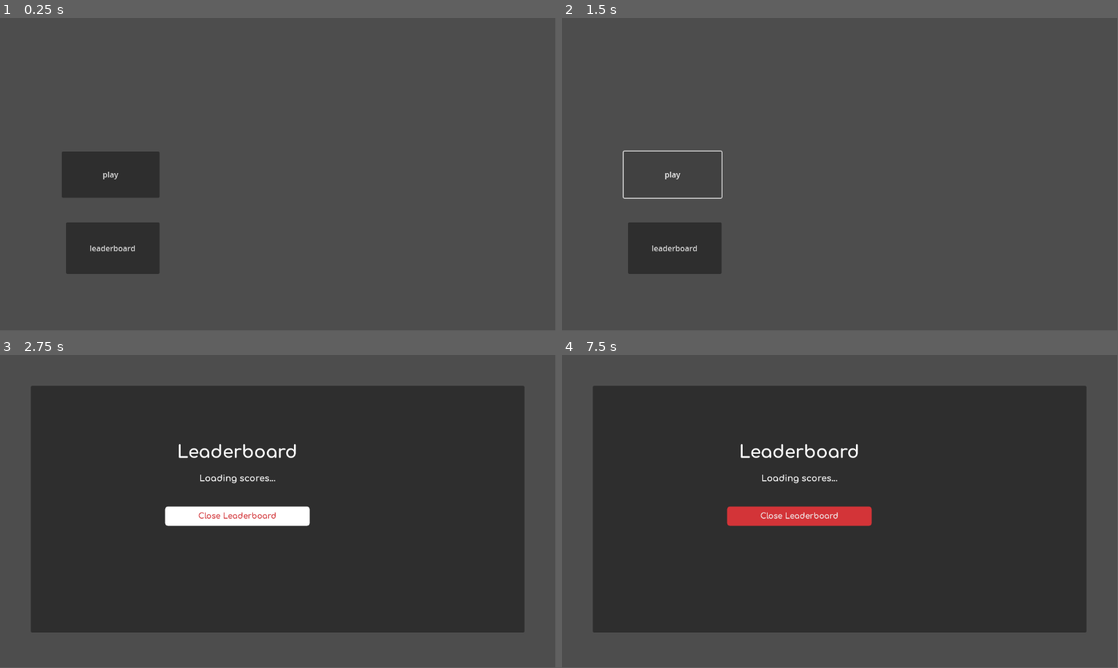
Above: before the commit, frames 1-4 (two rows, left to right).
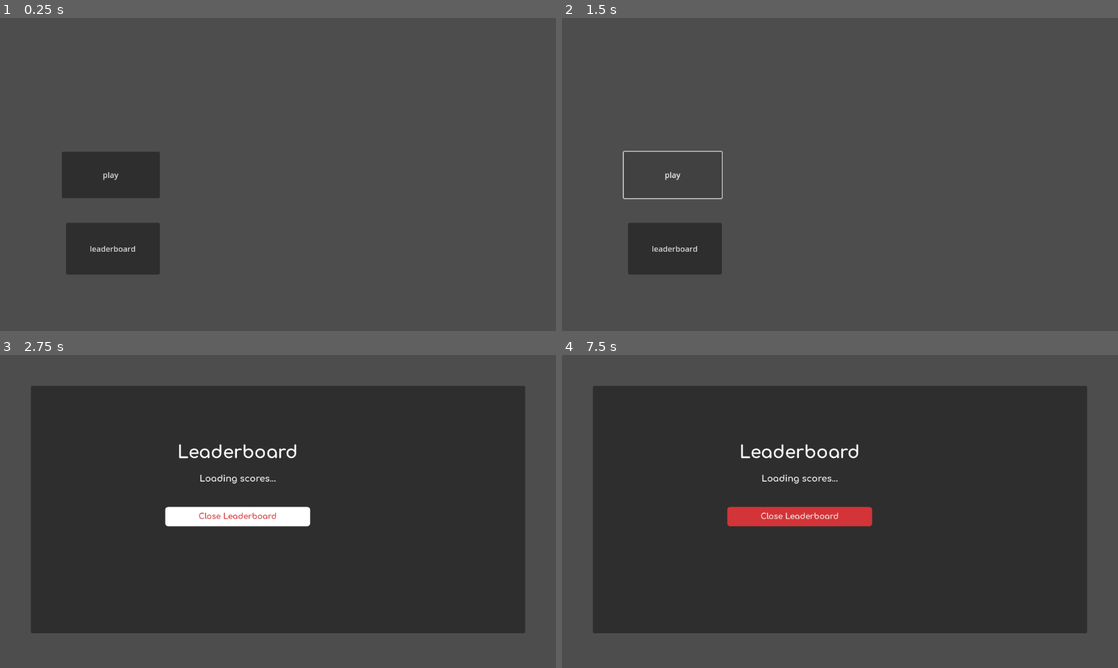
Above: after the commit, the same moments.

Repository: Andy-J-B/FallHacks2024
Game: Godot game, scene res://Scenes/main_menu.tscn
Same seed, same stepped clock (60 frames per second), same inputs: the game is played once before the commit and once after it.
Inputs (mouse positions are in pixels of both pictures, inside the frame that each line leads up to):
- Up to frame 1 (0.25 s): no input
- Up to frame 2 (1.5 s): click "play" at 0.5 s; click "play" at 1.25 s
- Up to frame 3 (2.75 s): click "leaderboard" at 2 s
- Up to frame 4 (7.5 s): tap Enter at 2.75, 4.25, 5.75 s; move the mouse to (962, 495) at 2.77 s; tap Space at 3.5, 5, 6.5 s; move the mouse to (728, 527) at 3.52 s; move the mouse to (895, 442) at 4.27 s; move the mouse to (812, 574) at 5.02 s; move the mouse to (1006, 558) at 5.77 s; move the mouse to (673, 464) at 6.52 s; move the mouse to (867, 511) at 7.27 s
In our replay, the window is 799x449 before the commit and 800x450 after it. These sizes can differ from the game's own. Grey fills any space a smaller window leaves; there, only what the larger window draws over its background counts as a difference.

The runs differ from the first frame. In frame 1, 0.1% of the frame differs, in the area x 12-29%, y 49-82%; in frame 2, 0.3%; in frame 3, 1.0%, in the area x 5-95%, y 28-89%; in frame 4, 0.9%.

Commit message:
player input changes
updated input

Diff:
--- a/faster-than-light-yagami/Scenes/type.tscn
+++ b/faster-than-light-yagami/Scenes/type.tscn
@@ -10,33 +10,33 @@
 [node name="playerControl" type="Node" parent="."]
 
 [node name="doneButton" type="Button" parent="playerControl"]
-offset_left = 768.0
-offset_top = 240.0
-offset_right = 896.0
-offset_bottom = 271.0
+offset_left = 832.0
+offset_top = 280.0
+offset_right = 960.0
+offset_bottom = 311.0
 
 [node name="inputControl" type="LineEdit" parent="playerControl"]
 offset_left = 704.0
 offset_top = 192.0
-offset_right = 960.0
-offset_bottom = 232.0
+offset_right = 1090.0
+offset_bottom = 256.0
 script = ExtResource("1_5xa1s")
 
 [node name="doneLabel" type="Label" parent="playerControl"]
-offset_left = 768.0
-offset_top = 240.0
-offset_right = 896.0
-offset_bottom = 272.0
-text = "Done"
+offset_left = 832.0
+offset_top = 279.0
+offset_right = 960.0
+offset_bottom = 311.0
+text = "Waiting"
 horizontal_alignment = 1
 vertical_alignment = 1
 script = ExtResource("3_ktrf8")
 
 [node name="livesSaved" type="Label" parent="playerControl"]
-offset_left = 768.0
-offset_top = 280.0
-offset_right = 896.0
-offset_bottom = 303.0
+offset_left = 840.0
+offset_top = 320.0
+offset_right = 960.0
+offset_bottom = 344.0
 text = "Lives Saved: 0"
 
 [node name="displayName" type="Node" parent="."]
--- a/faster-than-light-yagami/Scripts/done_script.gd
+++ b/faster-than-light-yagami/Scripts/done_script.gd
@@ -13,17 +13,3 @@
 # Called every frame. 'delta' is the elapsed time since the previous frame.
 func _process(delta: float) -> void:
 	pass
-
-func _on_text_changed(new_text: String) -> void:
-	if reset == false:
-		print("Ajidjaklsfj")
-		await get_tree().create_timer(1).timeout
-		self.text = "Pending"
-		self.modulate = "#808080"
-
-
-
-		reset = true
-
-	else:
-		pass
--- a/faster-than-light-yagami/project.godot
+++ b/faster-than-light-yagami/project.godot
@@ -21,6 +21,10 @@
 NameDataBase="*res://Scripts/globals/NameDataBase.gd"
 SilentWolf="*res://addons/silent_wolf/SilentWolf.gd"
 
+[display]
+
+window/stretch/mode="viewport"
+
 [editor_plugins]
 
 enabled=PackedStringArray("res://addons/silent_wolf/plugin.cfg")
